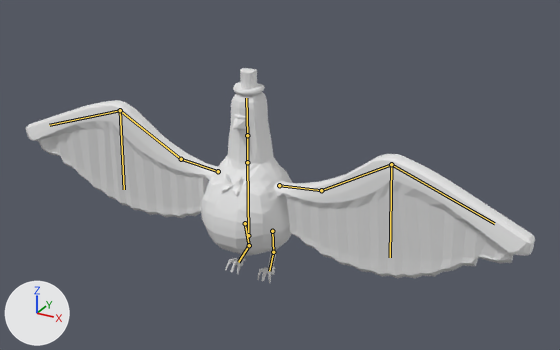
The Blender file 3D/WILSONNNN!!!!.blend: old version first, new version second.
Before and after are seen from a camera (50 mm lens) standing at (3.55, -5.84, 2.97) and looking at (0.23, 0.18, -0.04). Arrows for +X, +Y and +Z are at lower left; the lights stay in place. The bones that bend it are drawn over the model as lines.
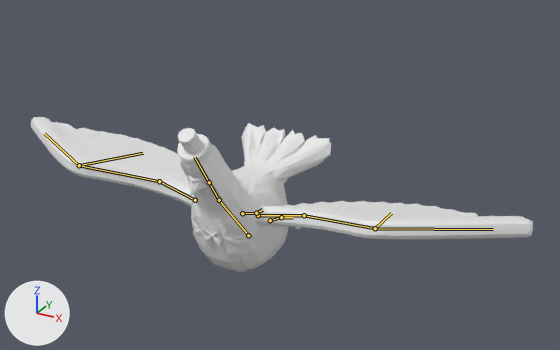
The newer file adds an action. The first version stands in its rest pose; the second is drawn at frame 10 of the action 'ArmatureAction'.

Boxes (x1, y1, x2, y2) around the edits, measured in the pictures (560 x 350 px):
'Cube', posed (28% shorter): before (26, 68, 535, 283); after (31, 117, 533, 272)
bone 'Bone', root to tip: before (248, 235) to (247, 162); after (248, 235) to (219, 200)
bone 'Bone.001', root to tip: before (247, 162) to (247, 135); after (219, 200) to (209, 182)
bone '1.L', root to tip: before (279, 185) to (321, 190); after (258, 215) to (304, 215)
bone '5.L', root to tip: before (272, 231) to (273, 252); after (270, 220) to (281, 217)
bone '6.L', root to tip: before (273, 252) to (269, 271); after (281, 217) to (293, 217)
bone '1.R', root to tip: before (218, 171) to (181, 159); after (195, 200) to (159, 181)
bone '5.R', root to tip: before (245, 223) to (249, 245); after (242, 213) to (256, 213)
bone '6.R', root to tip: before (249, 245) to (238, 262); after (256, 213) to (262, 209)

What the commit changed:
Bone 'Bone' (bone_bone) turns from (0, 0, 0) to (41, 0, 0) degrees about its own x, y and z.
Bone 'Bone.001' (bone_bone_001) turns from (0, 0, 0) to (-9, 0, 0) degrees about its own x, y and z.
Bone '1.L' (bone_1_l) turns from (0, 0, 0) to (-16, 32, -16) degrees about its own x, y and z.
Bone '5.L' (bone_5_l) turns from (0, 0, 0) to (-2, -1, 21) degrees about its own x, y and z.
Bone '6.L' (bone_6_l) turns from (0, 0, 0) to (2, 10, 53) degrees about its own x, y and z.
Bone '1.R' (bone_1_r) turns from (0, 0, 0) to (-13, -39, 10) degrees about its own x, y and z.
Bone '5.R' (bone_5_r) turns from (0, 0, 0) to (-2, 1, -18) degrees about its own x, y and z.
Bone '6.R' (bone_6_r) turns from (0, 0, 0) to (3, -12, -63) degrees about its own x, y and z.
